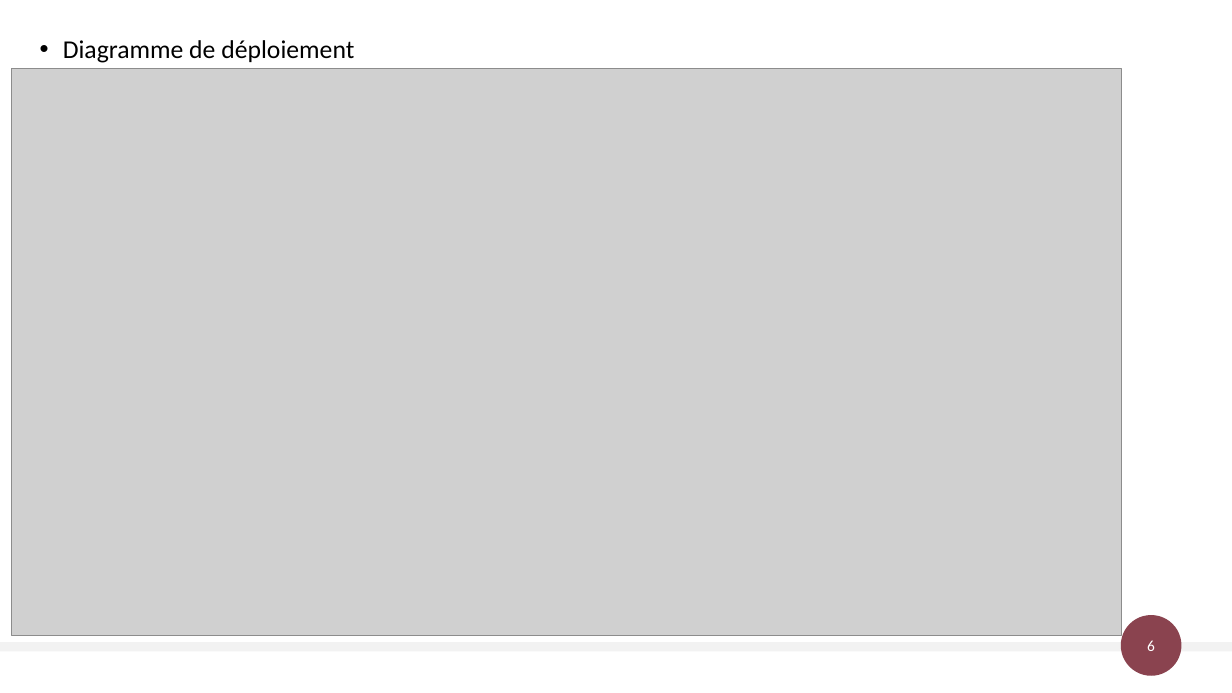
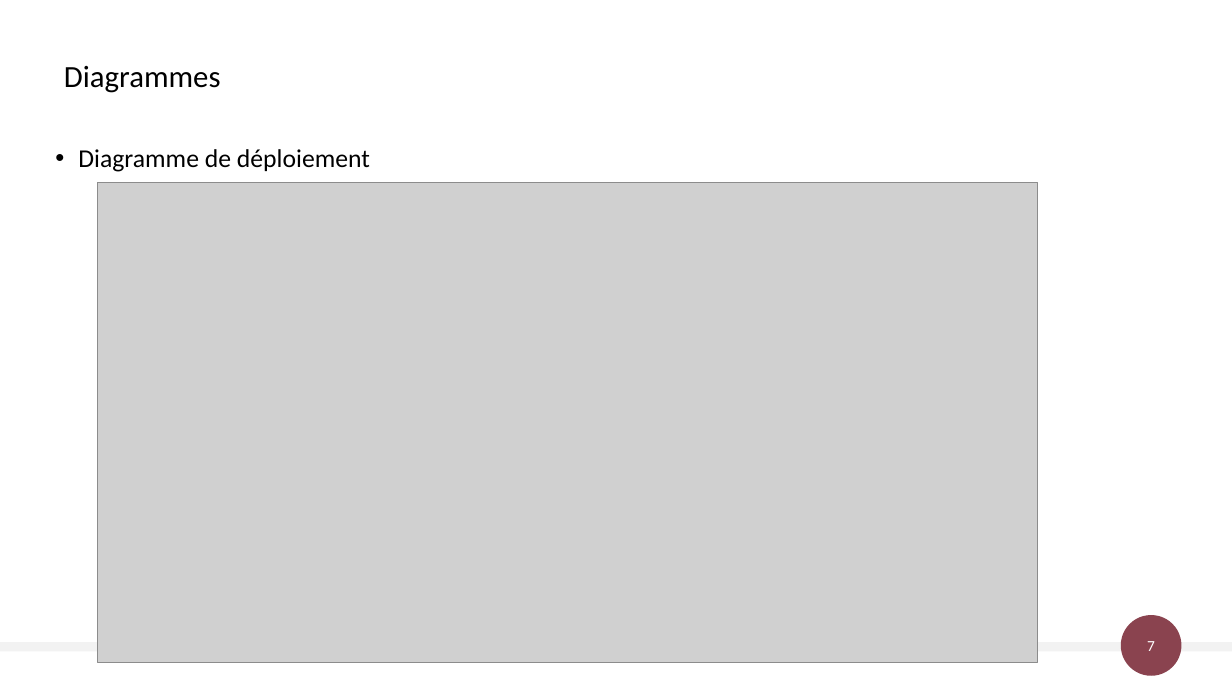
Before and after one commit to AlexandreSaxemard/GestionAccesBatiment, a slide deck: slide 7 of Docs/Gestion des accès au bâtiment.pptx (slide 6 before the commit). Drawn at 1232x693 pixels with LibreOffice and Linux fonts; fonts in the diff are those of the drawing; grey boxes stand for pictures. Boxes give left, top, right and bottom in pixels: in the first picture for what was removed or moved away, otherwise in the second. Text is boxed around its words. In the diff, an @@ line names an element or a change of style, - is before the commit and + after.

```diff
--- a/Docs/Gestion des accès au bâtiment.pptx
+++ b/Docs/Gestion des accès au bâtiment.pptx
@@ title added at [64, 66, 221, 93], 24 pt, text #000000 @@
+Diagrammes
@@ text "Diagramme de déploiement": place and size @@
-text "Diagramme de déploiement" at [63, 40, 354, 63]
+text "Diagramme de déploiement" at [78, 149, 370, 172]
@@ picture: place and size @@
-picture at [12, 68, 1122, 635]
+picture at [97, 182, 1038, 662]
@@ page number at [1147, 641, 1155, 651]: text changed @@
-6
+7
```
Also in this commit, not shown: 5 other slides changed, 2 slides added, 3 slides removed.
